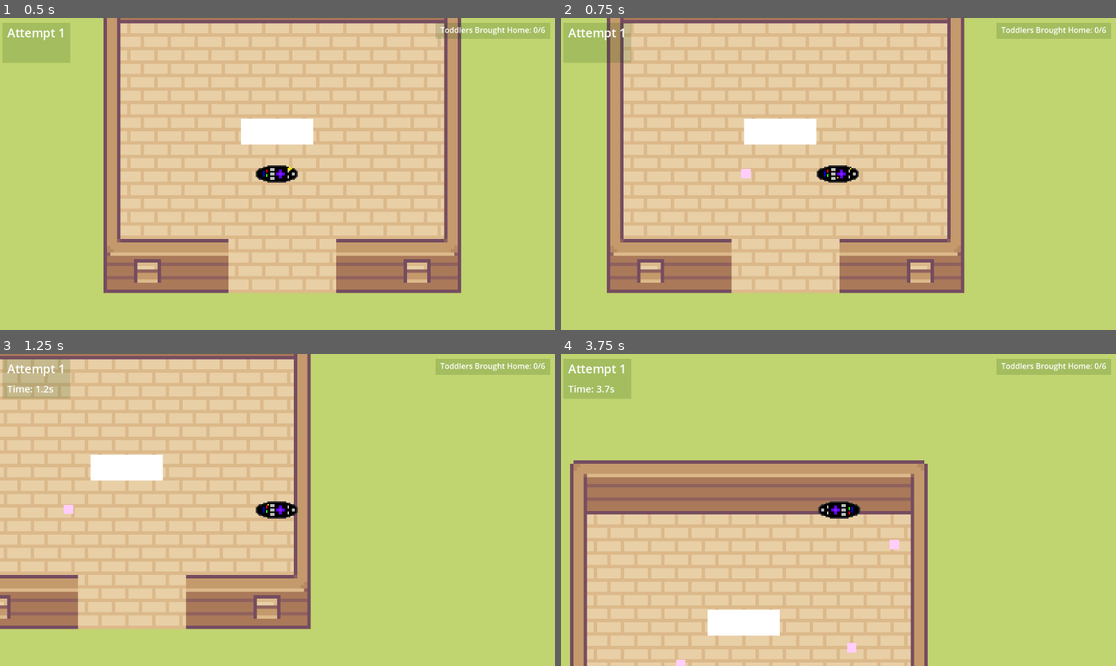
Above: before the commit, frames 1-4 (two rows, left to right).
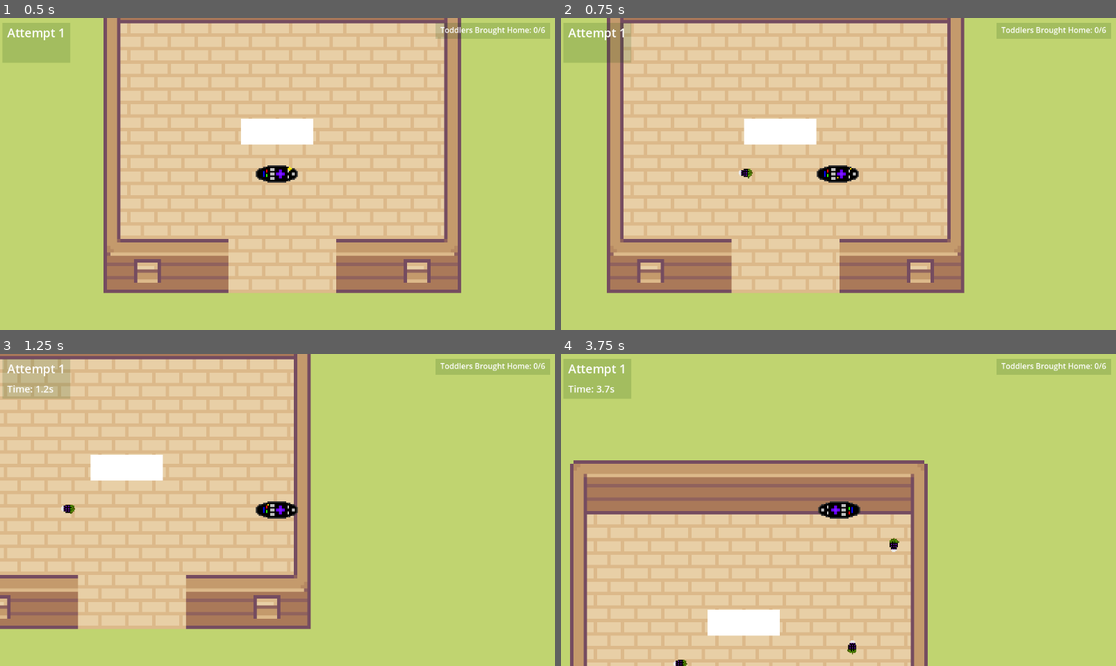
Above: after the commit, the same moments.

Repository: DrDoIt/Toddler-Swarm
Game: Godot game, scene res://main.tscn
Same seed, same stepped clock (60 frames per second), same inputs: the game is played once before the commit and once after it.
Inputs:
- Up to frame 1 (0.5 s): no input
- Up to frame 2 (0.75 s): tap Enter at 0.5 s; hold D (move_right) from 0.53 s (still down); hold Space (throw) from 0.53 s (still down)
- Up to frame 3 (1.25 s): keep holding D (move_right); keep holding Space (throw)
- Up to frame 4 (3.75 s): release D (move_right) at 1.28 s; release Space (throw) at 1.28 s; hold S (move_down) 1.28-2.03 s; tap Space (throw) at 1.35, 2.85 s; hold D (move_right) 2.03-2.78 s; hold Space (throw) 2.03-2.78 s; hold W (move_up) 2.78-3.53 s; hold A (move_left) from 3.53 s (still down); hold Space (throw) from 3.53 s (still down)

Frame 1 is identical in both runs. In frame 2, less than 0.1% of the frame differs, in the area x 32-35%, y 48-52%; in frame 3, less than 0.1%; in frame 4, 0.2%, in the area x 20-61%, y 58-100%.

Commit message:
cleaned up code a little

Diff:
--- a/main.gd
+++ b/main.gd
@@ -1,9 +1,6 @@
 extends Node
 
 signal attempts
-
-@onready var tile_map_layer: TileMapLayer = $Background/TileMapLayer
-@onready var tile_map_layer_2: TileMapLayer = $Background/TileMapLayer2
 
 @export var yogurt_scene: PackedScene
 @export var enemy_scene: PackedScene
@@ -16,7 +13,6 @@
 
 func _ready() -> void:
 	pass
-	#screen_size =
 
 func _process(delta: float) -> void:
 	for child in self.find_children("*"):
@@ -35,7 +31,7 @@
 	var instance = yogurt_scene.instantiate()
 	instance.dir = $Player.rotation
 	instance.spawnPos = $Player/Marker2D.global_position
-	instance.spawnRot = $Player.rotation
+	instance.spawnRot = $Player.rotation +1.5708
 	add_child.call_deferred(instance)
 
 
--- a/yogurt_bites.tscn
+++ b/yogurt_bites.tscn
@@ -1,6 +1,22 @@
-[gd_scene load_steps=4 format=3 uid="uid://bee1ib456qsfy"]
+[gd_scene load_steps=7 format=3 uid="uid://bee1ib456qsfy"]
 
 [ext_resource type="Script" path="res://yogurt_bites.gd" id="1_ni3ql"]
+[ext_resource type="Texture2D" uid="uid://cpqxxxctg338w" path="res://Art/Blackberry.png" id="2_xuk8l"]
+
+[sub_resource type="AtlasTexture" id="AtlasTexture_7gytw"]
+atlas = ExtResource("2_xuk8l")
+region = Rect2(0, 0, 16, 16)
+
+[sub_resource type="SpriteFrames" id="SpriteFrames_8ju7w"]
+animations = [{
+"frames": [{
+"duration": 1.0,
+"texture": SubResource("AtlasTexture_7gytw")
+}],
+"loop": true,
+"name": &"default",
+"speed": 5.0
+}]
 
 [sub_resource type="CircleShape2D" id="CircleShape2D_5kxqk"]
 radius = 29.0689
@@ -13,12 +29,10 @@
 script = ExtResource("1_ni3ql")
 metadata/_edit_group_ = true
 
-[node name="ColorRect" type="ColorRect" parent="."]
-offset_left = -19.0
-offset_top = -20.0
-offset_right = 21.0
-offset_bottom = 20.0
-color = Color(1, 0.807843, 1, 1)
+[node name="AnimatedSprite2D" type="AnimatedSprite2D" parent="."]
+texture_filter = 3
+scale = Vector2(5, 5)
+sprite_frames = SubResource("SpriteFrames_8ju7w")
 
 [node name="CollisionShape2D" type="CollisionShape2D" parent="."]
 shape = SubResource("CircleShape2D_5kxqk")
Binary file added: Art/Blackberry.png
Not shown, added: Art/Blackberry.png.import
